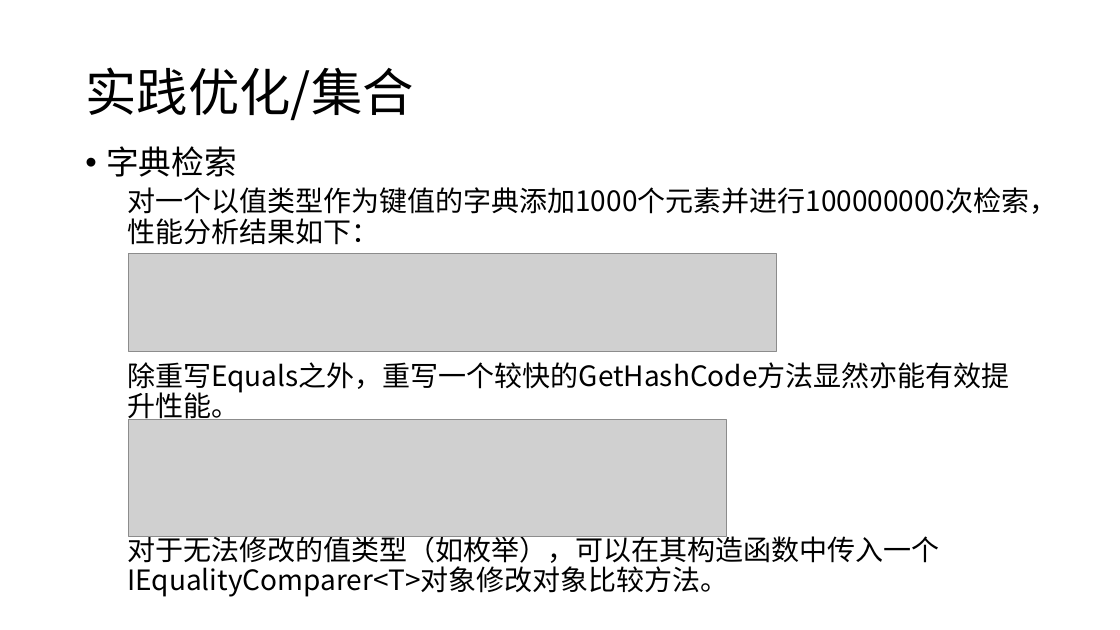
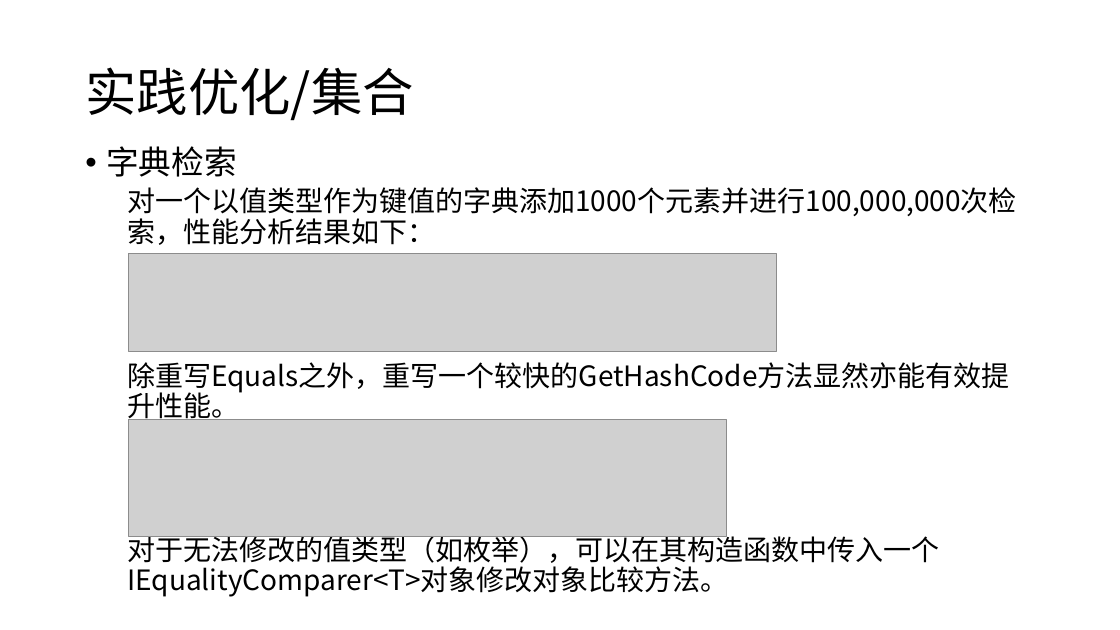
Before and after one commit to snakealpha/DotNetSession, a slide deck: slide 30 of pptx.pptx.pptx (slide 28 before the commit). Drawn at 1120x630 pixels with LibreOffice and Linux fonts; fonts in the diff are those of the drawing; grey boxes stand for pictures. Boxes give left, top, right and bottom in pixels: in the first picture for what was removed or moved away, otherwise in the second. Text is boxed around its words. In the diff, an @@ line names an element or a change of style, - is before the commit and + after.

```diff
--- a/pptx.pptx.pptx
+++ b/pptx.pptx.pptx
@@ text at [127,187,1017,245]: text changed @@
-  对一个以值类型作为键值的字典添加1000个元素并进行100000000次检索，性能分析结果如下：
+  对一个以值类型作为键值的字典添加1000个元素并进行100,000,000次检索，性能分析结果如下：
```
Also in this commit, not shown: 2 other slides changed, 2 slides added, 7 slides removed, 6 other files.
